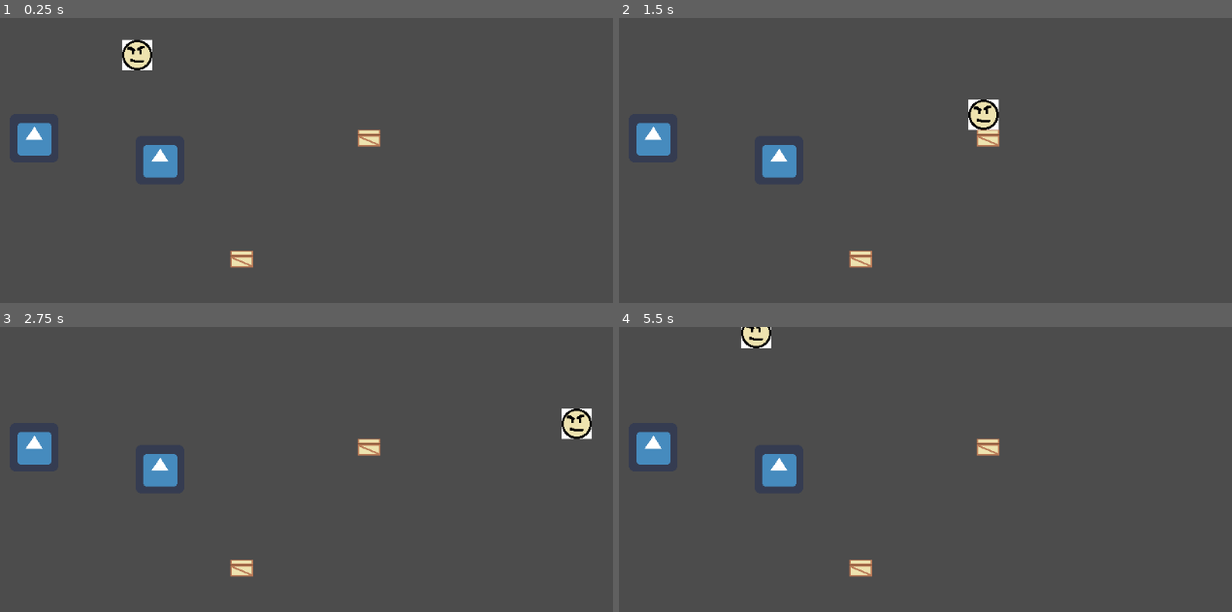
Above: before the commit, frames 1-4 (two rows, left to right).
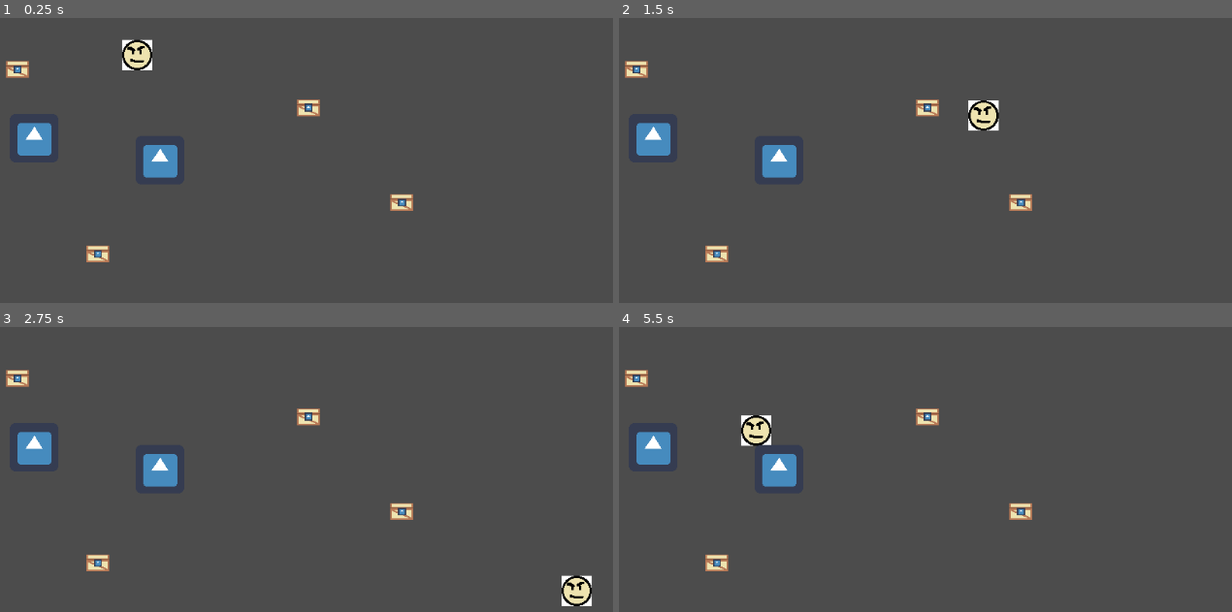
Above: after the commit, the same moments.

Repository: tapsaman/manticore
Game: Godot game, scene res://scenes/CollisionTestScene.tscn
The game is run twice, just before and just after one commit, with the same random seed, the same clock (stepped at 60 frames per second) and the same inputs. Before the commit the project has no main scene; this scene is started directly in both runs. The engine's default icon, where the game draws it, is replaced by a stand-in: a white triangle on a blue panel in a dark square.
Inputs:
- Up to frame 1 (0.25 s): no input
- Up to frame 2 (1.5 s): tap Enter at 0.5 s; hold Right (ui_right) 0.53-1.28 s; tap Space (ui_select) at 0.6, 0.77, 1.07, 1.35 s; hold Down (ui_down) from 1.28 s (still down)
- Up to frame 3 (2.75 s): tap Space (ui_select) at 1.52, 1.82, 2.1 s; release Down (ui_down) at 2.03 s; hold Right (ui_right) from 2.03 s (still down)
- Up to frame 4 (5.5 s): release Right (ui_right) at 2.78 s; hold Up (ui_up) 2.78-3.53 s; tap Space (ui_select) at 2.85, 3.02, 3.32, 3.6, 3.77, 4.07, 4.35, 4.52, 4.82, 5.1 s; hold Left (ui_left) 3.53-5.03 s; hold Down (ui_down) from 5.03 s (still down)

The runs differ from the first frame. In frame 1, 1.3% of the frame differs, in the area x 0-68%, y 14-88%; in frame 2, 1.5%; in frame 3, 2.3%, in the area x 0-97%, y 14-98%; in frame 4, 2.2%.

Commit message:
+Pickable / Crate

Diff:
--- a/project.godot
+++ b/project.godot
@@ -16,7 +16,7 @@
 [application]
 
 config/name="Project Manticore"
-run/main_scene="res://scenes/Player/CollisionTestScene.tscn"
+run/main_scene="res://scenes/CollisionTestScene.tscn"
 config/icon="res://icon.png"
 
 [input]
--- a/scenes/CollisionTestScene.tscn
+++ b/scenes/CollisionTestScene.tscn
@@ -2,7 +2,7 @@
 
 [ext_resource path="res://scenes/Player/Player.tscn" type="PackedScene" id=1]
 [ext_resource path="res://icon.png" type="Texture" id=2]
-[ext_resource path="res://scenes/Box/Box.tscn" type="PackedScene" id=3]
+[ext_resource path="res://scenes/Pickable/Crate.tscn" type="PackedScene" id=3]
 
 [sub_resource type="RectangleShape2D" id=1]
 extents = Vector2( 31.5979, 31.1113 )
@@ -33,8 +33,14 @@
 [node name="CollisionShape2D" type="CollisionShape2D" parent="StaticBody2D2"]
 shape = SubResource( 1 )
 
-[node name="Box" parent="." instance=ExtResource( 3 )]
-position = Vector2( 591.982, 159.034 )
+[node name="Crate" parent="." instance=ExtResource( 3 )]
+position = Vector2( 128, 68 )
 
-[node name="Box2" parent="." instance=ExtResource( 3 )]
-position = Vector2( 423.832, 318.634 )
+[node name="Crate2" parent="." instance=ExtResource( 3 )]
+position = Vector2( 635.368, 243.789 )
+
+[node name="Crate3" parent="." instance=ExtResource( 3 )]
+position = Vector2( 512.211, 118.526 )
+
+[node name="Crate4" parent="." instance=ExtResource( 3 )]
+position = Vector2( 234.316, 312.211 )
--- /dev/null
+++ b/scenes/Pickable/Crate.tscn
@@ -0,0 +1,23 @@
+[gd_scene load_steps=5 format=2]
+
+[ext_resource path="res://scenes/Pickable/Pickable.gd" type="Script" id=1]
+[ext_resource path="res://scenes/Pickable/cratesprite.png" type="Texture" id=2]
+[ext_resource path="res://icon.png" type="Texture" id=3]
+
+[sub_resource type="RectangleShape2D" id=1]
+extents = Vector2( 15.0034, 9.92936 )
+
+[node name="Crate" type="KinematicBody2D"]
+script = ExtResource( 1 )
+
+[node name="Sprite" type="Sprite" parent="."]
+texture = ExtResource( 2 )
+
+[node name="Sprite2" type="Sprite" parent="."]
+scale = Vector2( 0.161223, 0.161223 )
+texture = ExtResource( 3 )
+
+[node name="CollisionShape2D" type="CollisionShape2D" parent="."]
+visible = false
+position = Vector2( 0, 1 )
+shape = SubResource( 1 )
--- /dev/null
+++ b/scenes/Pickable/Pickable.gd
@@ -0,0 +1,27 @@
+extends KinematicBody2D
+
+export(int) var throwSpeed = 1000
+export(float) var throwRotateSpeed = 0.6
+var throwVelocity
+const isPickable = true
+
+# Returns the item player picked up (self or null if)
+func getPickedUpBy(player):
+	$CollisionShape2D.disabled = true
+	get_parent().remove_child(self)
+	player.add_child(self)
+	position = Vector2(0, -25)
+	return self
+
+func getThrownBy(player):
+	throwVelocity = player.lastVelocity
+	var scene = get_tree().get_current_scene()
+	get_parent().remove_child(self)
+	scene.add_child(self)
+	print(scene)
+	position = Vector2(player.position.x, player.position.y-25)
+
+func _process(delta):
+	if throwVelocity:
+		move_and_collide(throwVelocity * throwSpeed * delta)
+		set_rotation(get_rotation() + throwRotateSpeed)
--- a/scenes/Player/Player.gd
+++ b/scenes/Player/Player.gd
@@ -2,8 +2,8 @@
 
 export var speed = 400
 var rayCastDefaultCast
-var pickedUpObject
 var lastVelocity = Vector2(0, 1)
+var holdingItem = null
 
 func _ready():
 	rayCastDefaultCast = $RayCast2D.get_cast_to()
@@ -27,22 +27,10 @@
 
 func _input(event):
 	if event.is_action_released("ui_select"):
-		if !pickedUpObject:
+		if holdingItem == null:
 			var collider = $RayCast2D.get_collider()
-			if collider and collider.get("type") == "box":
-				print("selected box")
-				# remove box from scene, add to Player
-				collider.get_parent().remove_child(collider)
-				add_child(collider)
-				collider.position = Vector2(0,-25)
-				collider.pickedUp()
-				pickedUpObject = collider
-				#collider.getNode("CollisionShape2D").disabled = true
+			if collider and collider.isPickable:
+				holdingItem = collider.getPickedUpBy(self)
 		else:
-			print("throwing box")
-			# remove box from Player, add to scene
-			remove_child(pickedUpObject)
-			get_parent().add_child(pickedUpObject)
-			pickedUpObject.position = Vector2(position.x,position.y-25)
-			pickedUpObject.throw(lastVelocity)
-			pickedUpObject = null
+			holdingItem.getThrownBy(self)
+			holdingItem = null
Not shown, added: scenes/Pickable/boxsprite.png.import
Binary file added: scenes/Pickable/cratesprite.png
Not shown, added: scenes/Pickable/cratesprite.png.import
